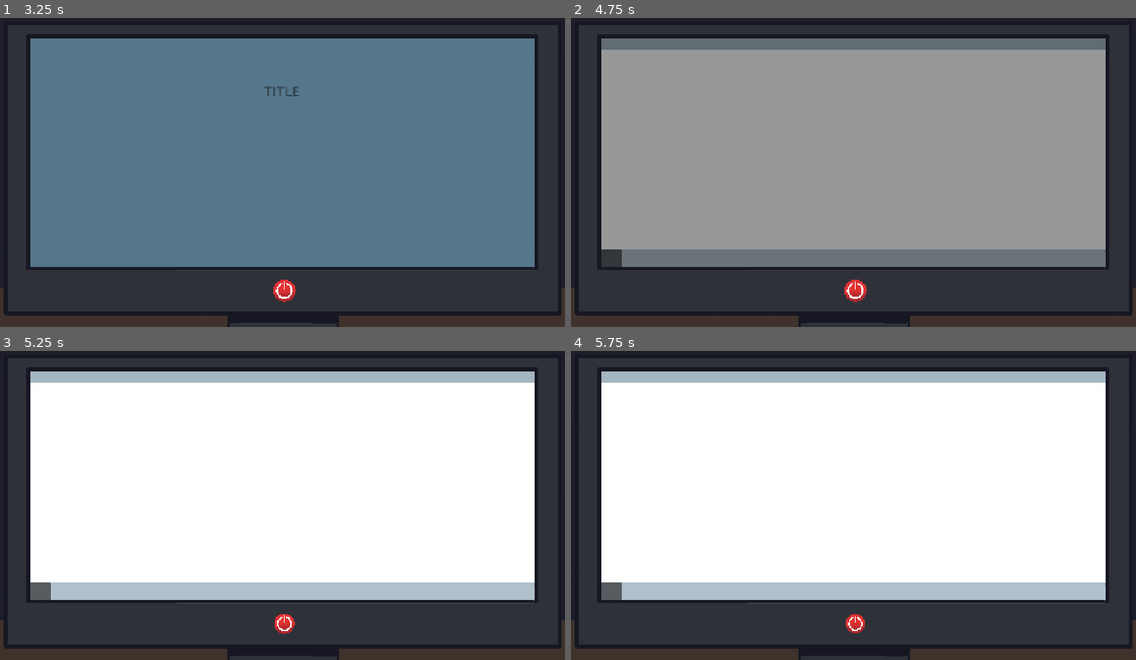
Above: before the commit, frames 1-4 (two rows, left to right).
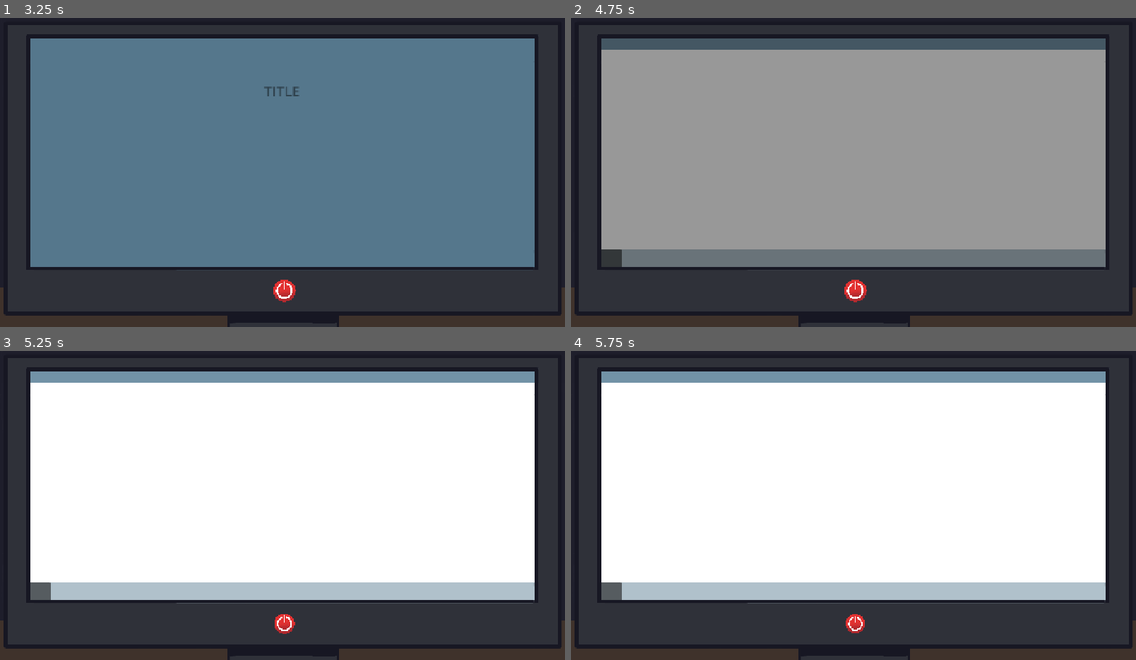
Above: after the commit, the same moments.

Repository: ArtyomDevGames/Brackeys_GJ
Game: Godot game, scene res://Game/Main/Scenes/main_menu.tscn
The game is run twice, just before and just after one commit, with the same random seed, the same clock (stepped at 60 frames per second) and the same inputs.
Inputs (mouse positions are in pixels of both pictures, inside the frame that each line leads up to):
- Up to frame 1 (3.25 s): click (282, 280) at 0.5 s; click (33, 265) at 1.25 s; click "Register" at 2 s; click (282, 289) at 2.75 s
- Up to frame 2 (4.75 s): click (604, 265) at 3.5 s; click (853, 289) at 4.25 s
- Up to frame 3 (5.25 s): click (33, 598) at 5 s
- Up to frame 4 (5.75 s): no input

Frame 1 is identical in both runs. In frame 2, 3.3% of the frame differs, in the area x 5-95%, y 6-11%; in frame 3, 3.3%; in frame 4, 3.3%.

Commit message:
Pause logic update; blur shader

Diff:
--- a/game/Game/Main/Scenes/pause.tscn
+++ b/game/Game/Main/Scenes/pause.tscn
@@ -3,7 +3,12 @@
 [ext_resource type="Script" uid="uid://b1rnv5gksrt5a" path="res://Game/Main/Scripts/pause.gd" id="1_kwhm3"]
 [ext_resource type="ButtonGroup" uid="uid://dqbhqqvaqkyjs" path="res://Resources/Groups/PauseGroup.tres" id="2_o4apy"]
 [ext_resource type="PackedScene" uid="uid://ceqpcqdialil7" path="res://Game/UI/Scenes/icon_frame.tscn" id="2_udjpa"]
+[ext_resource type="Shader" uid="uid://sp1fn1uv7o8" path="res://Resources/Shaders/blur.gdshader" id="3_pl3rp"]
 [ext_resource type="PackedScene" uid="uid://8rndrao5eeai" path="res://Game/UI/Scenes/custom_button.tscn" id="4_o4apy"]
+
+[sub_resource type="ShaderMaterial" id="ShaderMaterial_g4v7s"]
+shader = ExtResource("3_pl3rp")
+shader_parameter/blur = 0.0
 
 [sub_resource type="Animation" id="Animation_jbgb7"]
 length = 0.001
@@ -126,6 +131,18 @@
 "transitions": PackedFloat32Array(1),
 "update": 0,
 "values": [Color(1, 1, 1, 0)]
+}
+tracks/10/type = "value"
+tracks/10/imported = false
+tracks/10/enabled = true
+tracks/10/path = NodePath("ColorRect:material:shader_parameter/blur")
+tracks/10/interp = 1
+tracks/10/loop_wrap = true
+tracks/10/keys = {
+"times": PackedFloat32Array(0),
+"transitions": PackedFloat32Array(1),
+"update": 0,
+"values": [0.0]
 }
 
 [sub_resource type="Animation" id="Animation_bo4m1"]
@@ -251,6 +268,18 @@
 "update": 0,
 "values": [Color(1, 1, 1, 0), Color(1, 1, 1, 0), Color(1, 1, 1, 1)]
 }
+tracks/10/type = "value"
+tracks/10/imported = false
+tracks/10/enabled = true
+tracks/10/path = NodePath("ColorRect:material:shader_parameter/blur")
+tracks/10/interp = 1
+tracks/10/loop_wrap = true
+tracks/10/keys = {
+"times": PackedFloat32Array(0, 1.7),
+"transitions": PackedFloat32Array(1, 1),
+"update": 0,
+"values": [0.0, 2.000000095]
+}
 
 [sub_resource type="AnimationLibrary" id="AnimationLibrary_grgsf"]
 _data = {
@@ -262,6 +291,14 @@
 layer = 37
 script = ExtResource("1_kwhm3")
 group = ExtResource("2_o4apy")
+
+[node name="ColorRect" type="ColorRect" parent="." unique_id=316679465]
+material = SubResource("ShaderMaterial_g4v7s")
+anchors_preset = 15
+anchor_right = 1.0
+anchor_bottom = 1.0
+grow_horizontal = 2
+grow_vertical = 2
 
 [node name="Panel" type="Control" parent="." unique_id=2624837]
 modulate = Color(1, 1, 1, 0)
--- a/game/Game/Main/Scripts/pause.gd
+++ b/game/Game/Main/Scripts/pause.gd
@@ -14,8 +14,17 @@
 		animation_player.play_backwards("ShowPause")
 
 func show_pause() -> bool:
+	visible = true
 	NoTouchRect.visible = true
 	animation_player.play("ShowPause")
 	await animation_player.animation_finished
 	NoTouchRect.visible = false
 	return true
+
+func hide_pause() -> bool:
+	NoTouchRect.visible = true
+	animation_player.play_backwards("ShowPause")
+	await animation_player.animation_finished
+	NoTouchRect.visible = false
+	visible = false
+	return true
--- /dev/null
+++ b/game/Game/Other/Scripts/global.gd
@@ -0,0 +1,3 @@
+extends Node
+
+var is_paused = false
--- a/game/Game/UI/Scenes/browser_panel.tscn
+++ b/game/Game/UI/Scenes/browser_panel.tscn
@@ -6,4 +6,4 @@
 [node name="ColorRect" type="ColorRect" parent="." unique_id=1038133545]
 offset_right = 1280.0
 offset_bottom = 93.0
-color = Color(0.6431373, 0.7137255, 0.75686276, 1)
+color = Color(0.44849998, 0.5727583, 0.65, 1)
--- a/game/Game/UI/Scenes/taskbar.tscn
+++ b/game/Game/UI/Scenes/taskbar.tscn
@@ -10,7 +10,12 @@
 
 
 func _on_custom_button_pressed() -> void:
-	Pause.show_pause()
+	if Global.is_paused == false:
+		Pause.show_pause()
+		Global.is_paused = true
+	else:
+		Pause.hide_pause()
+		Global.is_paused = false
 "
 
 [node name="Taskbar" type="CanvasLayer" unique_id=1766470054]
--- /dev/null
+++ b/game/Resources/Shaders/blur.gdshader
@@ -0,0 +1,9 @@
+shader_type canvas_item;
+
+uniform float blur : hint_range(0.0, 10.0) = 2.0;
+uniform sampler2D screen_texture : hint_screen_texture, repeat_disable, filter_linear_mipmap;
+
+void fragment() {
+    vec4 color = textureLod(screen_texture, SCREEN_UV, blur);
+    COLOR = color;
+}
--- a/game/project.godot
+++ b/game/project.godot
@@ -20,11 +20,12 @@
 [autoload]
 
 Monitor="*uid://bv6amqqijov61"
+Pause="*uid://dgw887wwr4v7c"
 NoTouchRect="*uid://c6kxicmdd5o16"
 Background="*uid://lwvd7oohf25"
 Taskbar="*uid://17eeeiwdvcn1"
 BrowserPanel="*uid://bjks2axknljtx"
-Pause="*uid://dgw887wwr4v7c"
+Global="*uid://b08je58pndalu"
 
 [display]
 
Not shown, added: game/Game/Other/Scripts/global.gd.uid
Not shown, added: game/Resources/Shaders/blur.gdshader.uid
